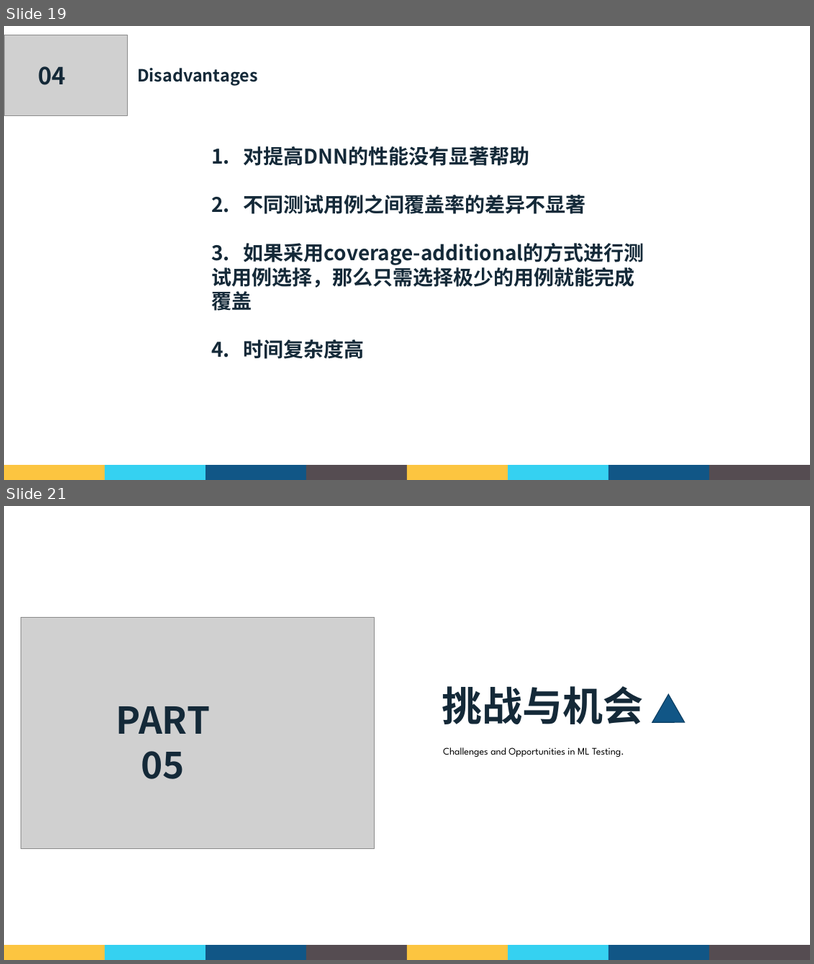
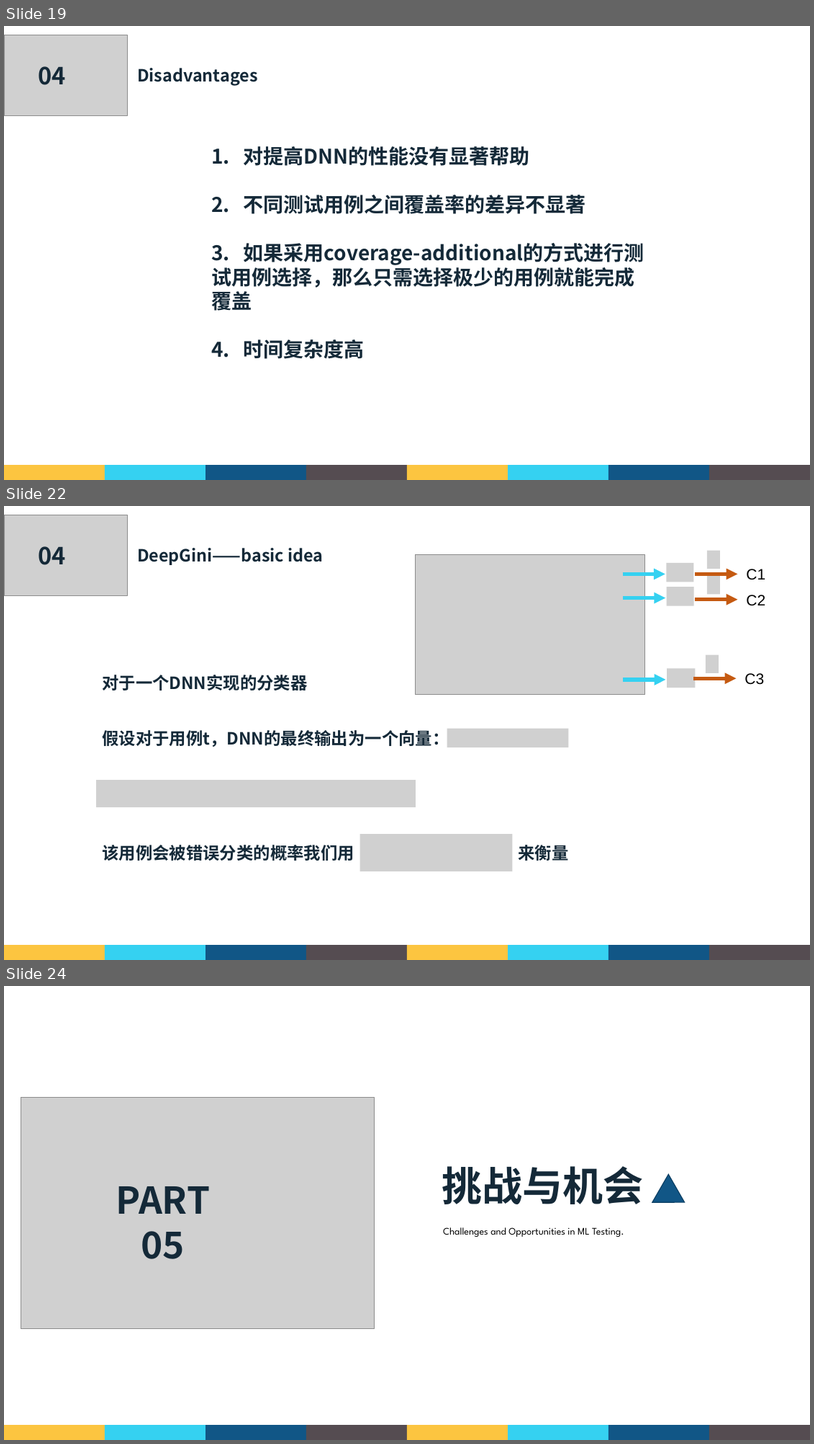
Before and after one commit to GaryHua226/AutomatedTesting, a slide deck: 课堂汇报/郭礼华_181250038.pptx. Shown one above the other, each under a label of ours: slides 19 and 21 before the commit, slides 19, 22 and 24 after it; the slides between them are not shown. The pictures are 814x964 and 814x1444 pixels, drawn with LibreOffice and Linux fonts; fonts in the diff are those of the drawing; grey boxes stand for pictures; background and template pictures are left out. Boxes give left, top, right and bottom in pixels: in the first picture for what was removed or moved away, otherwise in the second. Text is boxed around its words. In the diff, an @@ line names an element or a change of style, - is before the commit and + after.

```diff
--- a/课堂汇报/郭礼华_181250038.pptx
+++ b/课堂汇报/郭礼华_181250038.pptx
@@ slide 22 added at <box>4,506,810,960</box>, background picture (left out) @@
@@ picture added at <box>4,515,127,595</box> @@
@@ text added at <box>38,546,65,565</box>, 28 pt, text #142938, bold @@
+04
@@ text added at <box>137,548,323,565</box>, 20 pt, text #142938, bold @@
+DeepGini——basic idea
@@ group added at <box>416,550,766,694</box>: 7 pictures, 6 arrows, 3 texts @@
+C1
+C2
+C3
@@ group added at <box>96,674,569,871</box>: 4 texts, 3 pictures @@
+假设对于用例t，DNN的最终输出为一个向量：
+对于一个DNN实现的分类器
+该用例会被错误分类的概率我们用
+来衡量
@@ group added at <box>4,944,810,960</box>: 8 rectangles @@
@@ what was slide 21 is now slide 24 @@
```
Also in this commit, not shown: 1 slide changed, 2 other slides added, 20 slides removed.
